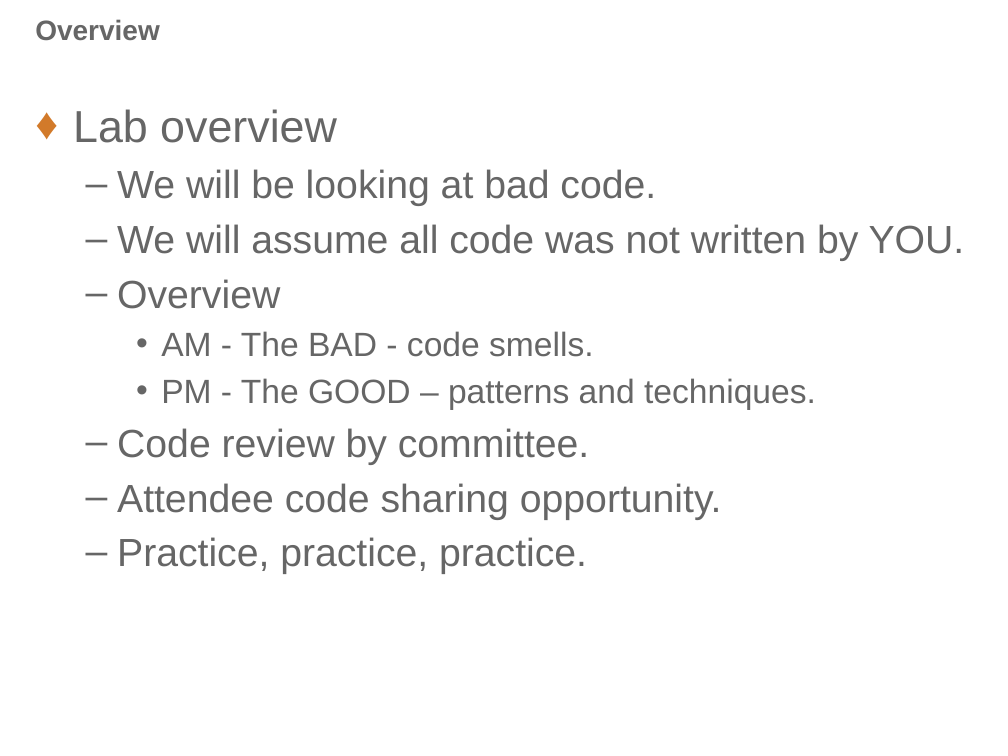
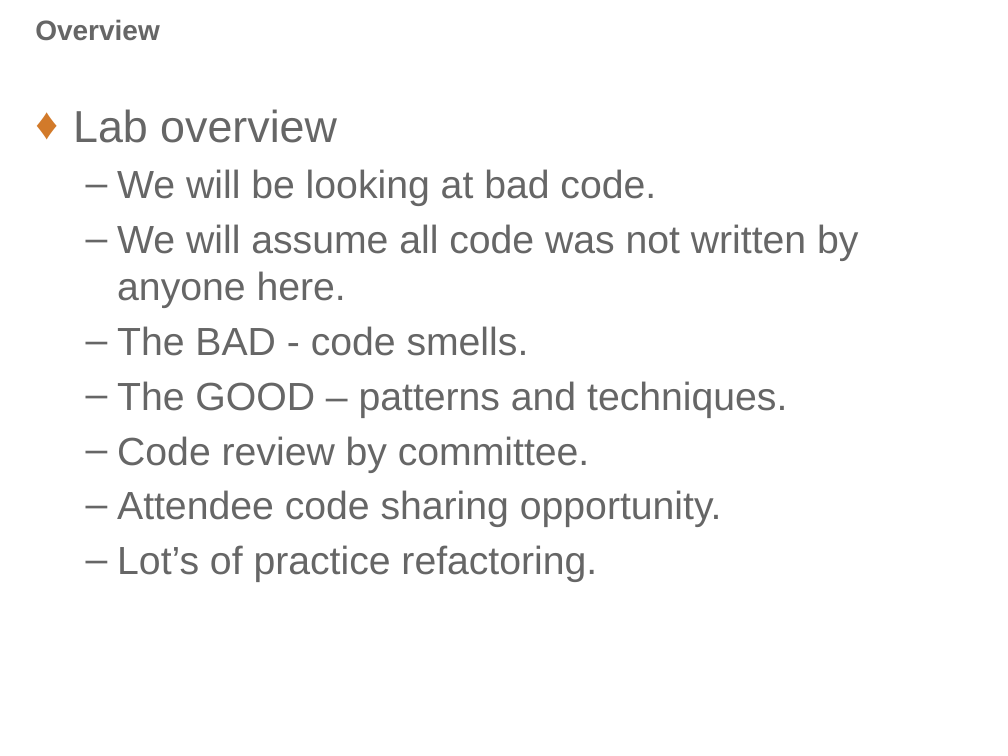
Before and after one commit to PatrickDelancy/RefactoringWorkshop, a slide deck: slide 3 of Refactoring Workshop.pptx. Drawn at 1008x756 pixels with LibreOffice and Linux fonts; fonts in the diff are those of the drawing; background and template pictures are left out. Boxes give left, top, right and bottom in pixels: in the first picture for what was removed or moved away, otherwise in the second. Text is boxed around its words. In the diff, an @@ line names an element or a change of style, - is before the commit and + after.

```diff
--- a/Refactoring Workshop.pptx
+++ b/Refactoring Workshop.pptx
@@ text at box(117, 224, 858, 418): text changed; size 24 to 28 pt @@
-  – We will assume all code was not written by YOU.
-  – Overview
-    • AM - The BAD - code smells.
-    • PM - The GOOD – patterns and techniques.
+  – We will assume all code was not written by anyone here.
+  – The BAD - code smells.
+  – The GOOD – patterns and techniques.
@@ text at box(117, 545, 597, 582): text changed @@
-  – Practice, practice, practice.
+  – Lot’s of practice refactoring.
```
Also in this commit, not shown: 2 other slides changed, 1 slide added.
